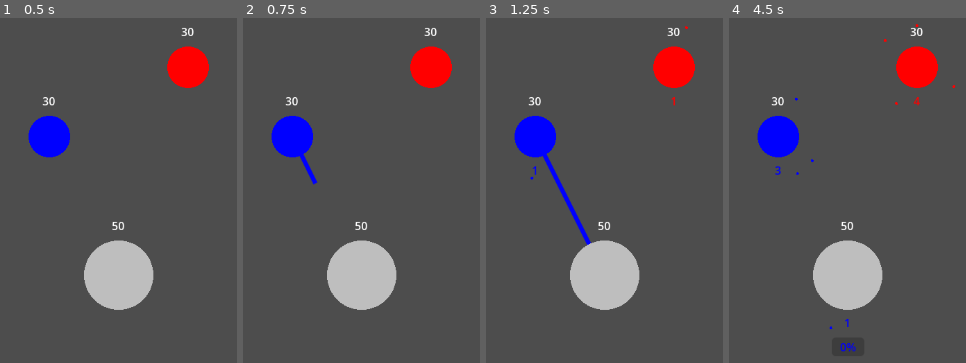
Above: before the commit, frames 1-4 (left to right).
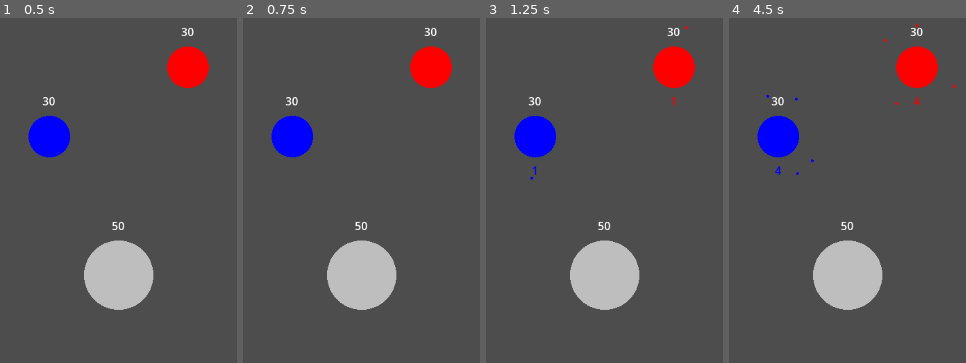
Above: after the commit, the same moments.

Repository: lenomirei/MyGame
Game: Godot game, scene res://game_manager.tscn
Two runs of this game, one before a commit and one after it. Both use one fixed random seed, a clock stepped at 60 frames per second and the inputs below.
Inputs (mouse positions are in pixels of both pictures, inside the frame that each line leads up to):
- Up to frame 1 (0.5 s): no input
- Up to frame 2 (0.75 s): tap Enter at 0.5 s; drag from (292, 135) to (361, 276) at 0.52 s
- Up to frame 3 (1.25 s): no input
- Up to frame 4 (4.5 s): tap Space at 1.25, 3.5 s; drag from (847, 276) to (778, 135) at 1.27 s; tap Enter at 2 s; move the mouse to (916, 66) at 2.02 s; click (916, 66) at 2.17 s; drag from (outside the picture) to (847, 276) at 2.77 s; move the mouse to (outside the picture) at 3.52 s; click (outside the picture) at 3.67 s; drag from (868, 156) to (outside the picture) at 4.27 s

Frame 1 is identical in both runs. In frame 2, 0.2% of the frame differs, in the area x 23-32%, y 39-49%; in frame 3, 0.6%, in the area x 23-45%, y 39-66%; in frame 4, 0.2%.

Commit message:
[fix] Only start connecting when the planet has player soldiers.

Diff:
--- a/faction.gd
+++ b/faction.gd
@@ -7,6 +7,11 @@
 	PLAYER,
 	ENEMY
 }
+
+const NEUTRAL_NAME := "Neutral"
+
+static func is_reserved_name(value: String) -> bool:
+	return value == NEUTRAL_NAME
 
 @export var color: Color = Color.GRAY
 @export var current_soldier_count = 0
@@ -28,7 +33,7 @@
 	current_soldier_count += count
 
 	if current_soldier_count <= 0:
-		defeated.emit()
+		defeated.emit(self)
 
 func _can_produce_soldier() -> bool:
 	if current_soldier_count < max_soldier_count:
--- a/global_data.gd
+++ b/global_data.gd
@@ -3,3 +3,5 @@
 class_name GlobalData
 
 static var drag_info: DragInfo = DragInfo.new()
+
+static var player_faction: Faction = null
--- a/level.gd
+++ b/level.gd
@@ -19,10 +19,16 @@
 	if null == factions:
 		return false
 
+	# create factions and add them to the level
 	for faction: FactionInfo in factions:
+		if Faction.is_reserved_name(faction.name):
+			push_error("Faction name \"%s\" is a reserved name for the neutral faction. Please modify %s" % [faction.name, level_configuration.resource_path])
+			return false
 		var faction_node: Faction = Faction.new()
 		faction_node.color = faction.color
 		faction_node.id = faction.id
+		if faction_node.id == 0:
+			GlobalData.player_faction = faction_node
 		faction_node.state = faction.state
 		faction_node.name = faction.name
 		add_child(faction_node)
@@ -32,7 +38,7 @@
 	var neutral_faction_node: Faction = Faction.new()
 	neutral_faction_node.color = Color.GRAY
 	neutral_faction_node.state = Faction.State.NEUTRAL
-	neutral_faction_node.name = "Neutral"
+	neutral_faction_node.name = Faction.NEUTRAL_NAME
 	add_child(neutral_faction_node)
 
 	var planets_data: Array[PlanetInfo] = level_configuration.planets
--- a/planet.gd
+++ b/planet.gd
@@ -25,6 +25,7 @@
 var mouse_enter: bool = false
 var connecting: bool = false
 var id: int
+# soldiers on this planet, grouped by faction, PlanetFactionSoldierInfo soldiers may be empty if all soldiers of that faction are dead, but the faction is still present on this planet
 var soldiers_map: Dictionary[Faction, PlanetFactionSoldierInfo]
 var capture_progress: CaptureProgress
 var battle_timer: Timer
@@ -224,9 +225,10 @@
 		var mouse_event: InputEventMouseButton = event as InputEventMouseButton
 		if mouse_event.is_pressed():
 			if GlobalData.drag_info.from == null:
-				connecting = true
-				GlobalData.drag_info.from = self
-				connecting_enter.emit()
+				if soldiers_map.has(GlobalData.player_faction) && soldiers_map[GlobalData.player_faction].soldiers.size() > 0:
+					connecting = true
+					GlobalData.drag_info.from = self
+					connecting_enter.emit()
 			else:
 				GlobalData.drag_info.from.connecting = false;
 				GlobalData.drag_info.from.connecting_exit.emit()
--- a/planet.tscn
+++ b/planet.tscn
@@ -8,6 +8,10 @@
 
 [node name="Planet" type="Area2D" unique_id=2022963055]
 script = ExtResource("1_1yy88")
+radius = null
+soldier_limit = null
+spawn_cd = null
+battle_speed = null
 
 [node name="CollisionShape2D" type="CollisionShape2D" parent="." unique_id=201935307]
 shape = SubResource("CircleShape2D_qaopu")
